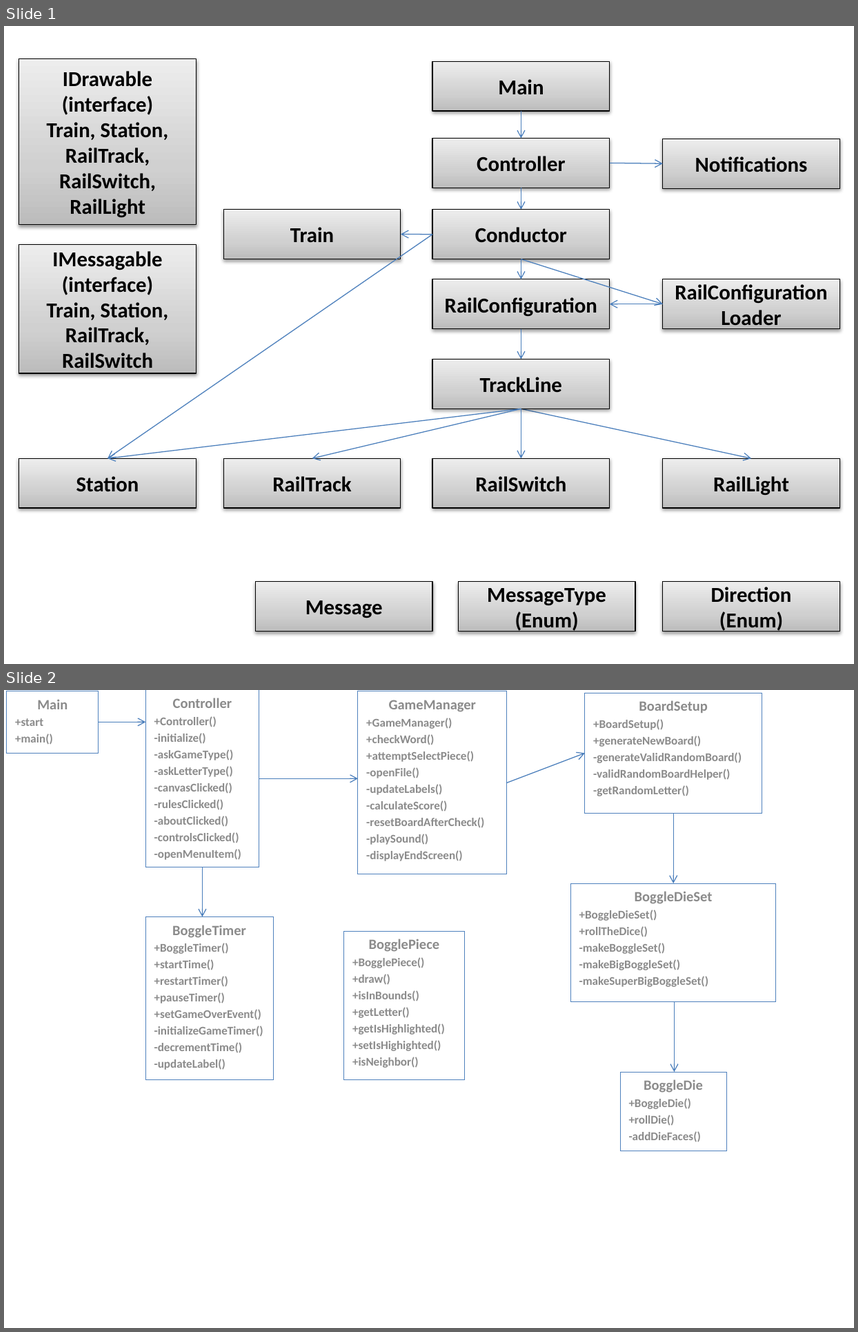
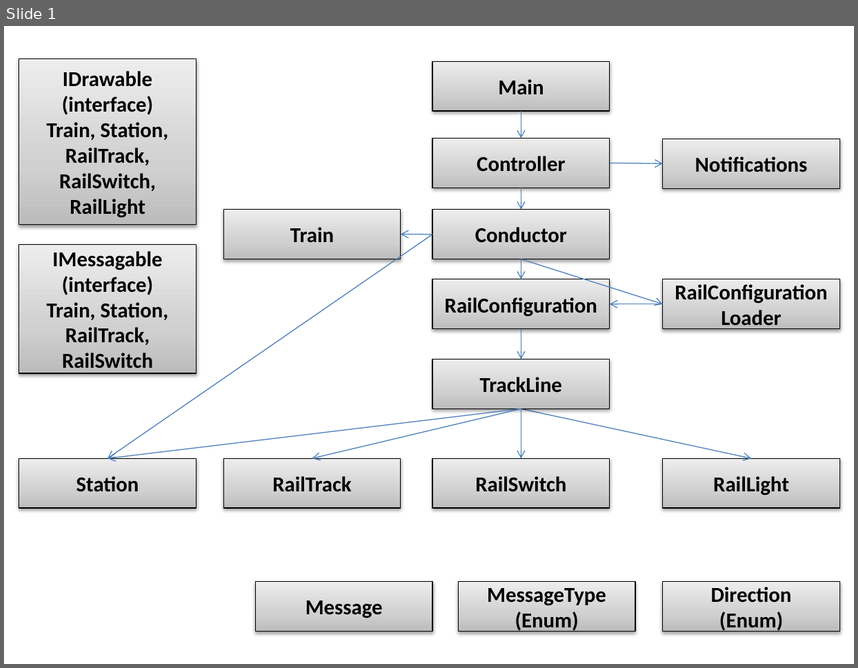
Before and after one commit to Chudbrochil/Personal-Repo, a slide deck: UNM/CS351/SmartRailLab/doc/SmartRail Design Diagram.pptx. Shown one above the other, each under a label of ours: slides 1 and 2 before the commit, slide 1 after it. The pictures are 858x1332 and 858x668 pixels, drawn with LibreOffice and Linux fonts; fonts in the diff are those of the drawing. Boxes give left, top, right and bottom in pixels: in the first picture for what was removed or moved away, otherwise in the second. Text is boxed around its words. In the diff, an @@ line names an element or a change of style, - is before the commit and + after.

```diff
--- a/UNM/CS351/SmartRailLab/doc/SmartRail Design Diagram.pptx
+++ b/UNM/CS351/SmartRailLab/doc/SmartRail Design Diagram.pptx
@@ slide 2 removed at bbox=[4, 690, 854, 1328], background #FFFFFF @@
@@ rectangle removed at bbox=[7, 691, 99, 753] @@
-Main
-+start
-+main()
@@ rectangle removed at bbox=[146, 690, 259, 867] @@
-Controller
-+Controller()
--initialize()
--askGameType()
--askLetterType()
--canvasClicked()
--rulesClicked()
--aboutClicked()
--controlsClicked()
--openMenuItem()
@@ rectangle removed at bbox=[358, 691, 506, 874] @@
-GameManager
-+GameManager()
-+checkWord()
-+attemptSelectPiece()
--openFile()
--updateLabels()
--calculateScore()
--resetBoardAfterCheck()
--playSound()
--displayEndScreen()
@@ rectangle removed at bbox=[584, 693, 762, 814] @@
-BoardSetup
-+BoardSetup()
-+generateNewBoard()
--generateValidRandomBoard()
--validRandomBoardHelper()
--getRandomLetter()
@@ arrow removed from (99, 722) to (146, 722) @@
@@ arrow removed from (507, 782) to (584, 753) @@
@@ arrow removed from (259, 778) to (358, 778) @@
@@ arrow removed from (673, 814) to (673, 883) @@
@@ arrow removed from (202, 867) to (202, 917) @@
@@ rectangle removed at bbox=[571, 883, 777, 1001] @@
-BoggleDieSet
-+BoggleDieSet()
-+rollTheDice()
--makeBoggleSet()
--makeBigBoggleSet()
--makeSuperBigBoggleSet()
@@ rectangle removed at bbox=[146, 917, 274, 1080] @@
-BoggleTimer
-+BoggleTimer()
-+startTime()
-+restartTimer()
-+pauseTimer()
-+setGameOverEvent()
--initializeGameTimer()
--decrementTime()
--updateLabel()
@@ rectangle removed at bbox=[344, 931, 465, 1079] @@
-BogglePiece
-+BogglePiece()
-+draw()
-+isInBounds()
-+getLetter()
-+getIsHighlighted()
-+setIsHighighted()
-+isNeighbor()
@@ arrow removed from (675, 1002) to (675, 1072) @@
@@ rectangle removed at bbox=[620, 1072, 726, 1151] @@
-BoggleDie
-+BoggleDie()
-+rollDie()
--addDieFaces()
```
Also in this commit, not shown: 5 other files.
